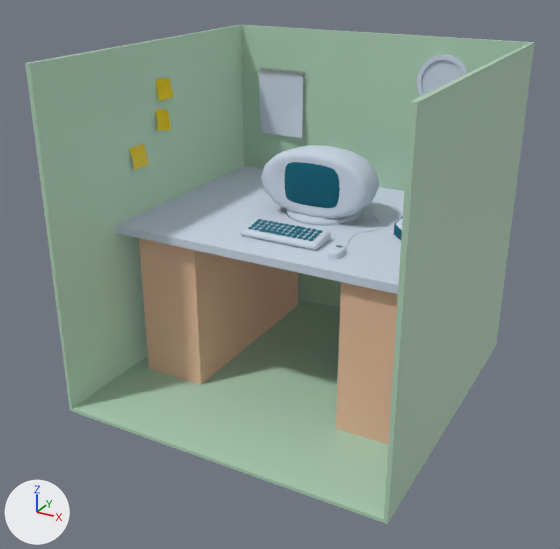
One commit to the Blender file Art/desktop.blend: the scene before it, then after it.
Camera for both pictures: a 50 mm camera at (2.0, -3.9, 1.61) aimed at (-0.05, -0.17, -0.25). Lighting does not change. The marker at lower left points along +X, +Y and +Z.

The scene before the commit, as lines of its bpy script (objects in view):
```python
me_cube = bpy.data.meshes.new('Cube')
me_cube.from_pydata(...)  # 16 vertices, 14 faces; spans x -0.396..0.396, y -0.225..0.225, z -0.225..0.225
me_cube.polygons.foreach_set('use_smooth', [True] * 14)
me_cube.materials.append(mat_white)  # white #cdd8e7
me_cube_001 = bpy.data.meshes.new('Cube.001')
me_cube_001.from_pydata(...)  # a box spanning x -0.197..0.197, y -0.197..-0.088, z -0.197..0.104
me_cube_001.polygons.foreach_set('use_smooth', [True] * 6)
me_cube_001.materials.append(mat_blu)  # dark cyan #036075
me_cube_003 = bpy.data.meshes.new('Cube.003')
me_cube_003.from_pydata(...)  # a box spanning x -1.0..0.49, y -1.0..1.0, z -0.05..0.0
me_cube_003.materials.append(mat_white)  # white #cdd8e7
me_cube_008 = bpy.data.meshes.new('Cube.008')
me_cube_008.from_pydata(...)  # 8 vertices, 4 faces; spans x -1.02..1.02, y -1.02..1.02, z -1.02..1.02
me_cube_008.materials.append(mat_material_004)  # light grey #b2d3ba
ob_carcasa = bpy.data.objects.new('Carcasa', me_cube)
ob_carcasa.location = (0.0, 0.33, 0.223)
_m = ob_carcasa.modifiers.new('Subdivision', 'SUBSURF')
_m.levels = 4
ob_cubicle = bpy.data.objects.new('Cubicle', me_cube_008)
ob_cubicle.location = (0.001, -0.012, 0.0)
ob_cubicle.rotation_euler = (0.0, 0.0, -1.571)  # degrees (0, 0, -90)
_m = ob_cubicle.modifiers.new('Solidify', 'SOLIDIFY')
_m.thickness = 0.03
ob_desk = bpy.data.objects.new('Desk', me_cube_003)
ob_desk.location = (0.001, -0.012, 0.0)
ob_desk.rotation_euler = (0.0, 0.0, -1.571)  # degrees (0, 0, -90)
ob_pantalla = bpy.data.objects.new('Pantalla', me_cube_001)
ob_pantalla.location = (0.0, 0.306, 0.278)
_m = ob_pantalla.modifiers.new('Bevel', 'BEVEL')
_m.width = 0.03
_m.width_pct = 0.03
_m = ob_pantalla.modifiers.new('Subdivision', 'SUBSURF')
_m.levels = 2
# also in view: 'Cube.003' at (0.68, 0.21, -0.53); 'Cube.002' at (-0.68, 0.23, -0.53); 'Clock' at (0.5, 0.98, 0.75); 'Cube.004' at (0.0, -0.2, 0.03); 'Calendar' at (-0.67, 0.96, 0.5)
```
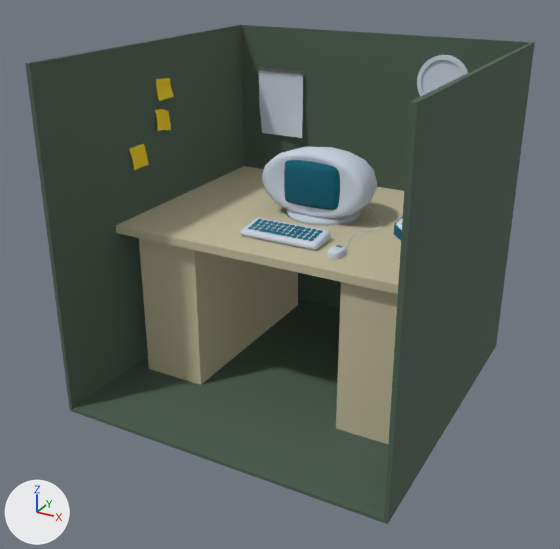
Boxes [x1, y1, x2, y2] around the edits, measured in the pictures (560 x 549 px):
'Cubicle', recoloured: [25, 25, 535, 524] in both
'Desk', recoloured (white to beige): [116, 166, 404, 294] in both
'Pantalla', reshaped, moved (9% taller): before [284, 162, 340, 208]; after [284, 160, 340, 210]

Edits to the bpy script that builds the scene:
```text
Add mat_green:
    mat_green = principled_material('green')
    mat_green.base_color = (0.0761, 0.119, 0.0857)  # dark green #4e6153
    mat_green.roughness = 1.0
Add mat_crema:
    mat_crema = principled_material('crema')
    mat_crema.base_color = (0.568, 0.523, 0.349)  # beige #c7bf9f
    mat_crema.roughness = 1.0
Change me_cube_008:
    where me_cube_008.from_pydata(...)  # 8 vertices, 4 faces; spans x -1.02..1.02, y -1.02..1.02, z -1.02..1.02
    remove me_cube_008.materials.append(mat_material_004)  # light grey #b2d3ba
    add me_cube_008.materials.append(mat_green)  # dark green #4e6153
Change me_cube_001:
    used by ob_pantalla; location = (0.0, 0.306, 0.278)
    remove me_cube_001.from_pydata(...)  # 8 vertices, 6 faces; spans x -0.197..0.197, y -0.197..-0.088, z -0.197..0.104
    add me_cube_001.from_pydata(...)  # 91 vertices, 76 faces; spans x -0.197..0.197, y -0.019..0.095, z -0.151..0.151
    me_cube_001 part 1: the whole mesh is rebuilt
Change me_cube_003:
    where me_cube_003.from_pydata(...)  # 8 vertices, 6 faces; spans x -1.0..0.49, y -1.0..1.0, z -0.05..0.0
    remove me_cube_003.materials.append(mat_white)  # white #cdd8e7
    add me_cube_003.materials.append(mat_crema)  # beige #c7bf9f
Change ob_pantalla:
    ob_pantalla.location: (0.0, 0.306, 0.278) -> (0.0, 0.102, 0.232)
```
